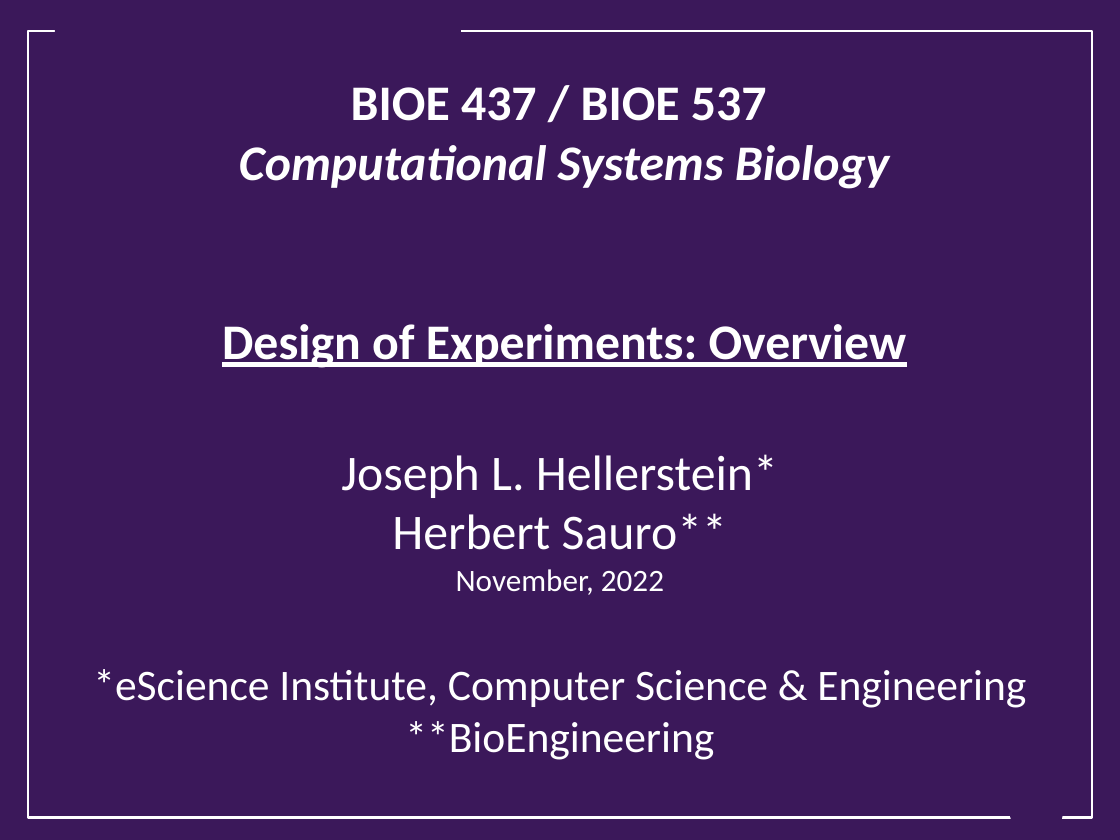
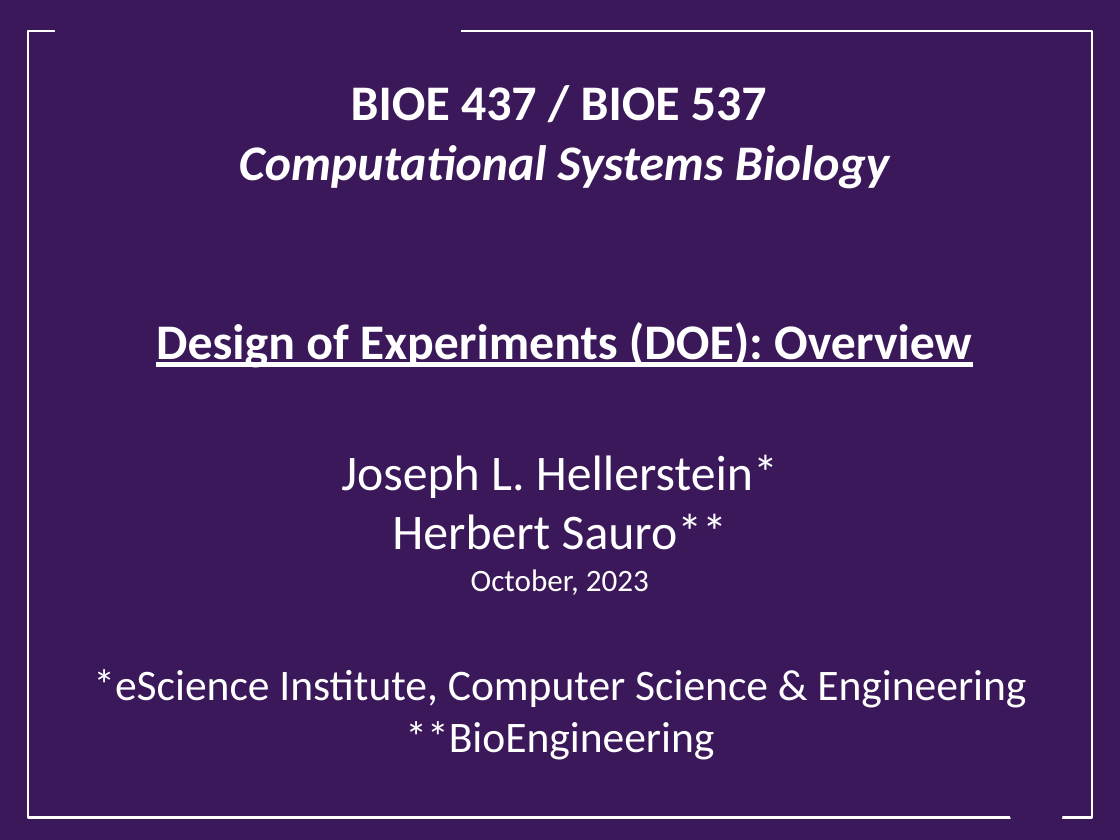
Before and after one commit to ModelEngineering/BIOEN-437, a slide deck: slide 1 of Lectures/Design-Of-Experiments/doe_overview.pptx. Drawn at 1120x840 pixels with LibreOffice and Linux fonts; fonts in the diff are those of the drawing; background and template pictures are left out. Boxes give left, top, right and bottom in pixels: in the first picture for what was removed or moved away, otherwise in the second. Text is boxed around its words. In the diff, an @@ line names an element or a change of style, - is before the commit and + after.

```diff
--- a/Lectures/Design-Of-Experiments/doe_overview.pptx
+++ b/Lectures/Design-Of-Experiments/doe_overview.pptx
@@ title at box(156, 87, 972, 368): text changed @@
-BIOE 437 / BIOE 537
-Computational Systems Biology
-Design of Experiments: Overview
+BIOE 437 / BIOE 537
+Computational Systems Biology
+Design of Experiments (DOE): Overview
@@ subtitle at box(471, 569, 649, 595): text changed @@
-November, 2022
+October, 2023
```
Also in this commit, not shown: 10 other slides changed, 3 slides added, 1 other file.
